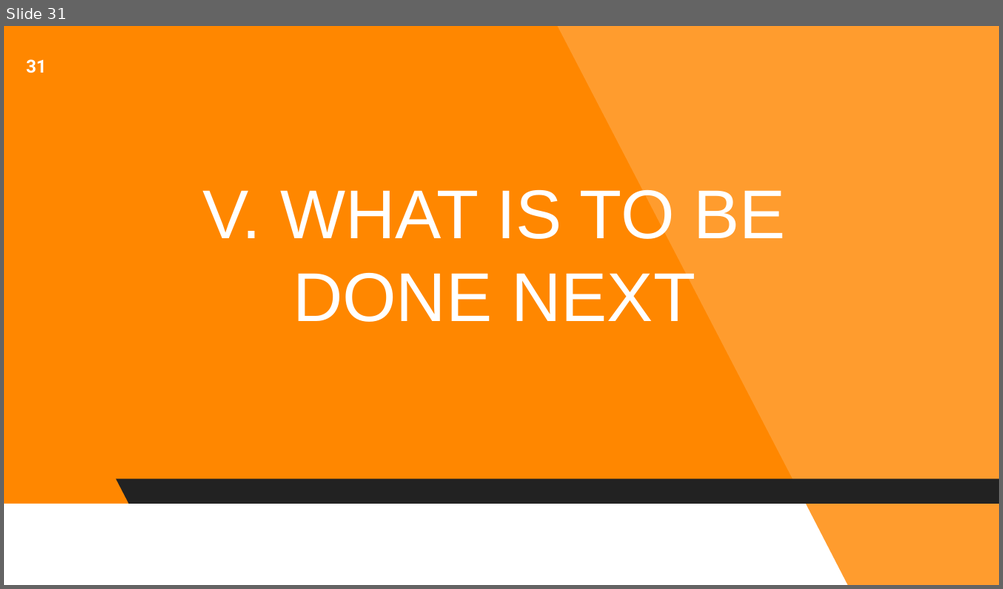
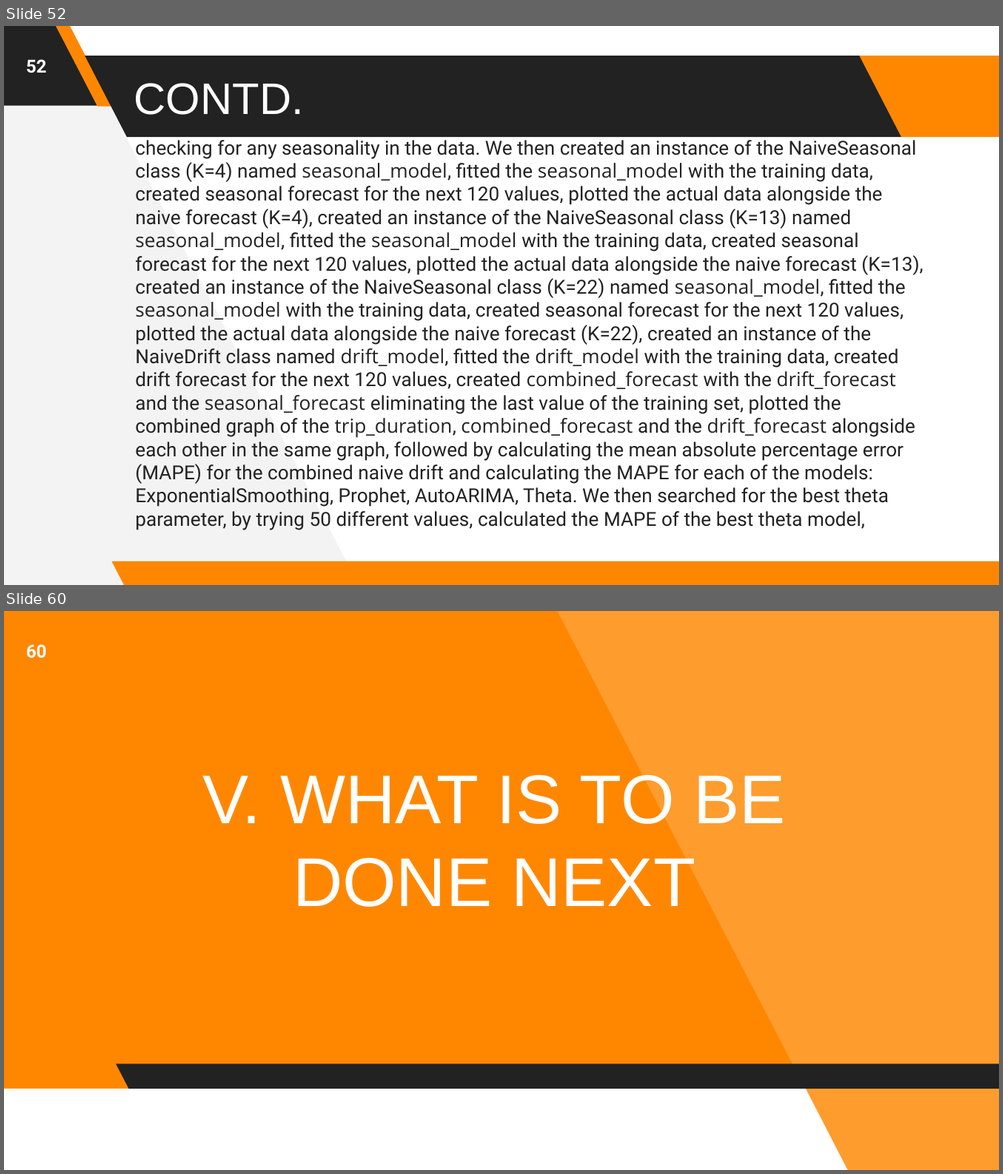
Before and after one commit to astrodestroyergithub/Divvy-Bike-Share, a slide deck: PPTS/19BCE1156_Tamojit_Roy_Capstone_Project_B.Tech_CSE_2019-23_Review-2.pptx. Shown one above the other, each under a label of ours: slide 31 before the commit, slides 52 and 60 after it; the slides between them are not shown. The pictures are 1003x589 and 1003x1174 pixels, drawn with LibreOffice and Linux fonts; fonts in the diff are those of the drawing. Boxes give left, top, right and bottom in pixels: in the first picture for what was removed or moved away, otherwise in the second. Text is boxed around its words. In the diff, an @@ line names an element or a change of style, - is before the commit and + after.

```diff
--- a/PPTS/19BCE1156_Tamojit_Roy_Capstone_Project_B.Tech_CSE_2019-23_Review-2.pptx
+++ b/PPTS/19BCE1156_Tamojit_Roy_Capstone_Project_B.Tech_CSE_2019-23_Review-2.pptx
@@ slide 52 added at (4,26,999,585), background #FFFFFF @@
@@ page number added at (26,59,47,73), 13 pt, text #FFFFFF, bold @@
+52
@@ title added at (134,83,304,115), 32 pt, text #FFFFFF @@
+CONTD.
@@ text added at (135,137,922,531), 14 pt, text #222222 @@
+checking for any seasonality in the data. We then created an instance of the NaiveSeasonal class (K=4) named seasonal_model, fitted the seasonal_model with the training data, created seasonal forecast for the next 120 values, plotted the actual data alongside the naive forecast (K=4), created an instance of the NaiveSeasonal class (K=13) named seasonal_model, fitted the seasonal_model with the training data, created seasonal forecast for the next 120 values, plotted the actual data alongside the naive forecast (K=13), created an instance of the NaiveSeasonal class (K=22) named seasonal_model, fitted the seasonal_model with the training data, created seasonal forecast for the next 120 values, plotted the actual data alongside the naive forecast (K=22), created an instance of the NaiveDrift class named drift_model, fitted the drift_model with the training data, created drift forecast for the next 120 values, created combined_forecast with the drift_forecast and the seasonal_forecast eliminating the last value of the training set, plotted the combined graph of the trip_duration, combined_forecast and the drift_forecast alongside each other in the same graph, followed by calculating the mean absolute percentage error (MAPE) for the combined naive drift and calculating the MAPE for each of the models: ExponentialSmoothing, Prophet, AutoARIMA, Theta. We then searched for the best theta parameter, by trying 50 different values, calculated the MAPE of the best theta model,
@@ group added at (4,26,999,585): 5 parallelograms, 1 freeform shape @@
@@ what was slide 31 is now slide 60 @@
@@ page number at (26,644,47,658): text changed @@
-31
+60
```
Also in this commit, not shown: 18 slides changed, 31 other slides added, 3 slides removed, 1 other file.
